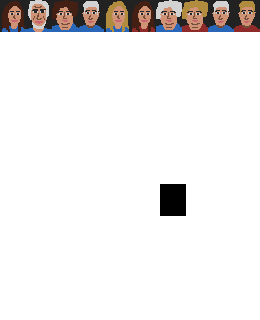
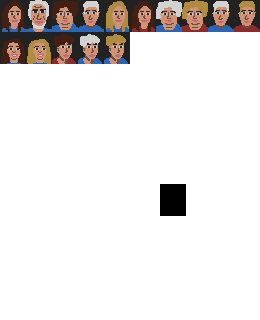
Two versions of the same layered image (260×320). Layer-by-layer changes:
added layer "Layer 6 copy 7" above "Layer 2 copy 14" over [104, 34, 128, 64]
added layer "Layer 2 copy 14" above "Layer 6 copy 6" over [104, 32, 130, 64]
added layer "Layer 6 copy 6" above "Layer 2 copy 13" over [78, 34, 102, 64]
added layer "Layer 2 copy 13" above "Layer 6 copy 5" over [78, 32, 104, 64]
added layer "Layer 6 copy 5" above "Layer 2 copy 12" over [52, 34, 76, 64]
added layer "Layer 2 copy 12" above "Layer 6 copy 4" over [52, 32, 78, 64]
added layer "Layer 6 copy 4" above "Layer 2 copy 11" over [27, 39, 51, 64]
added layer "Layer 2 copy 11" above "Layer 6 copy 3" over [26, 32, 52, 64]
added layer "Layer 6 copy 3" above "Layer 2 copy 10" over [1, 39, 25, 64]
added layer "Layer 2 copy 10" above "Layer 6 copy 2" over [0, 32, 26, 64]
